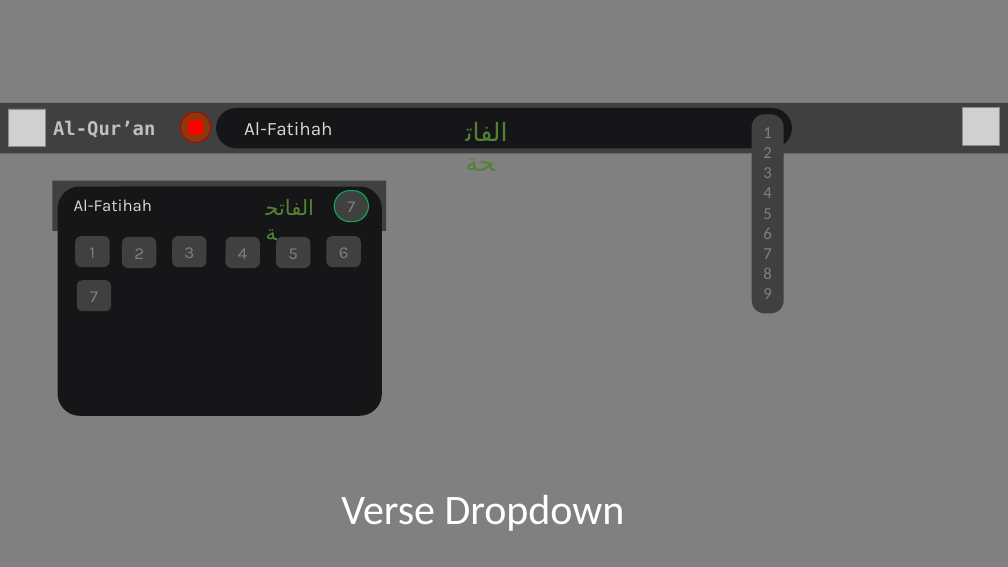
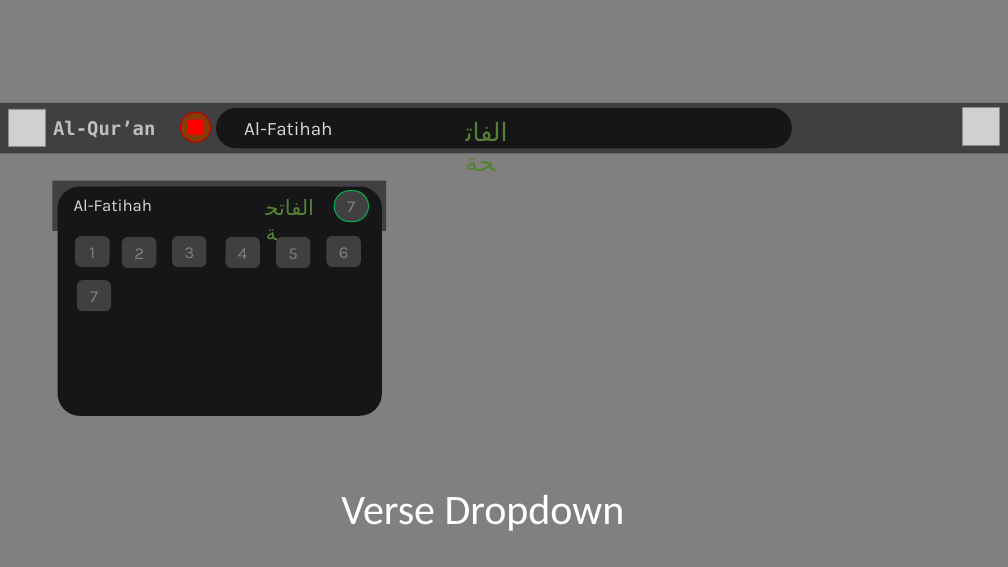
Before and after one commit to jakirhussain28/al-quran, a slide deck: slide 14 of GUI-design.pptx (slide 13 before the commit). Drawn at 1008x567 pixels with LibreOffice and Linux fonts; fonts in the diff are those of the drawing; grey boxes stand for pictures. Boxes give left, top, right and bottom in pixels: in the first picture for what was removed or moved away, otherwise in the second. Text is boxed around its words. In the diff, an @@ line names an element or a change of style, - is before the commit and + after.

```diff
--- a/GUI-design.pptx
+++ b/GUI-design.pptx
@@ rounded rectangle removed at (x1=752, y1=114, x2=783, y2=313) @@
-1
-2
-3
-4
-5
-6
-7
-8
-9
```
Also in this commit, not shown: 4 other slides changed, 1 slide added, 1 other file.
